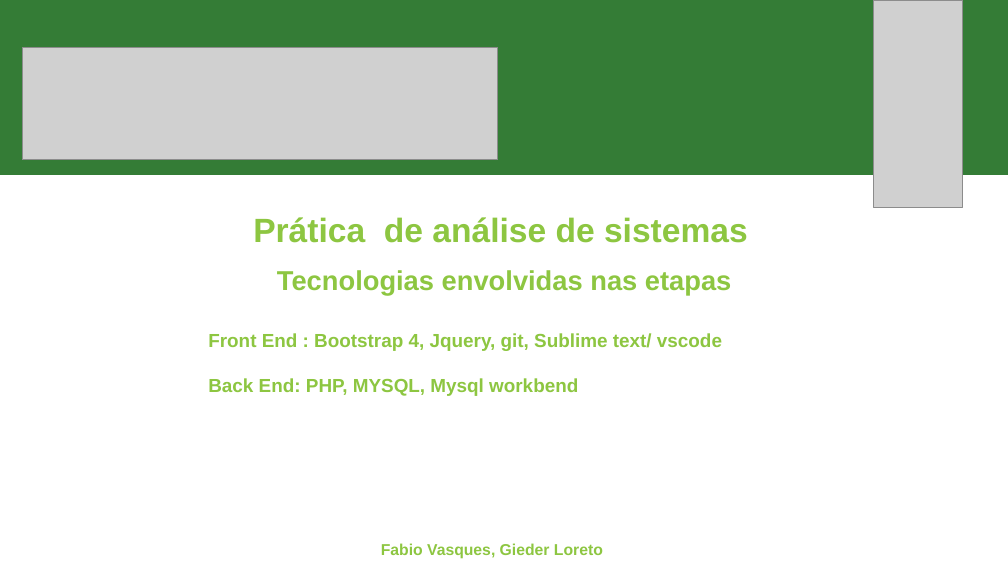
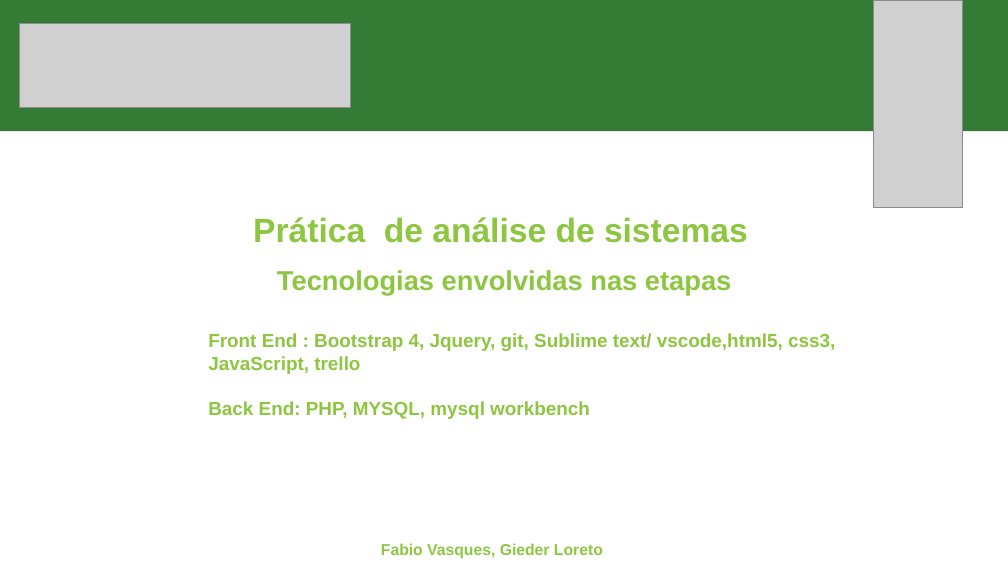
Before and after one commit to fabioportovasques/projeto-sus, a slide deck: slide 4 of primeira entrega.pptx. Drawn at 1008x567 pixels with LibreOffice and Linux fonts; fonts in the diff are those of the drawing; grey boxes stand for pictures. Boxes give left, top, right and bottom in pixels: in the first picture for what was removed or moved away, otherwise in the second. Text is boxed around its words. In the diff, an @@ line names an element or a change of style, - is before the commit and + after.

```diff
--- a/primeira entrega.pptx
+++ b/primeira entrega.pptx
@@ rectangle: place and size @@
-rectangle at <box>0,0,1008,175</box>
+rectangle at <box>0,0,1008,132</box>
@@ picture added at <box>20,23,351,107</box> @@
@@ picture removed at <box>22,48,498,160</box> @@
@@ text at <box>208,333,835,419</box>: text changed @@
-Front End : Bootstrap 4, Jquery, git, Sublime text/ vscode
-Back End: PHP, MYSQL, Mysql workbend
+Front End : Bootstrap 4, Jquery, git, Sublime text/ vscode,html5, css3, JavaScript, trello
+Back End: PHP, MYSQL, mysql workbench
```
Also in this commit, not shown: 5 other slides changed, 2 slides added, 1 other file.
